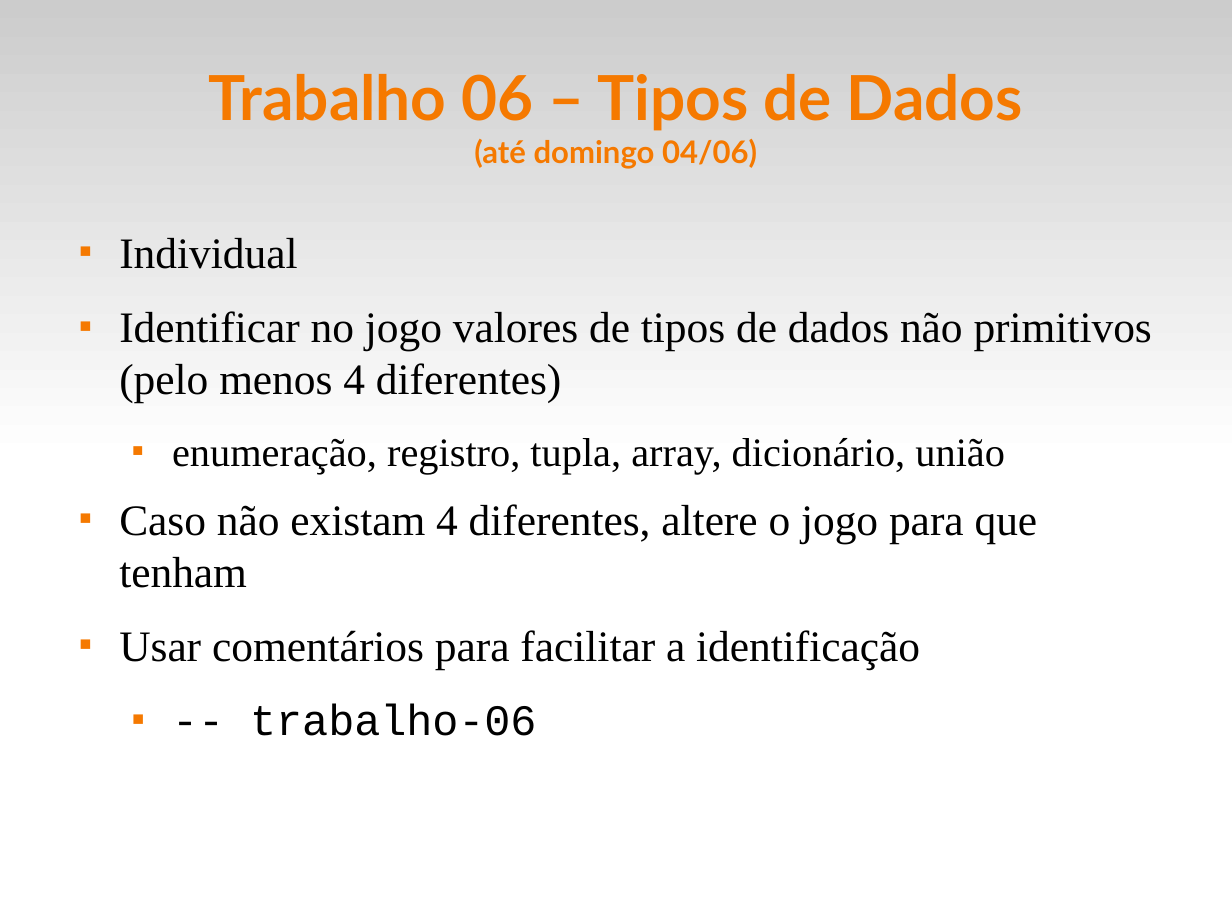
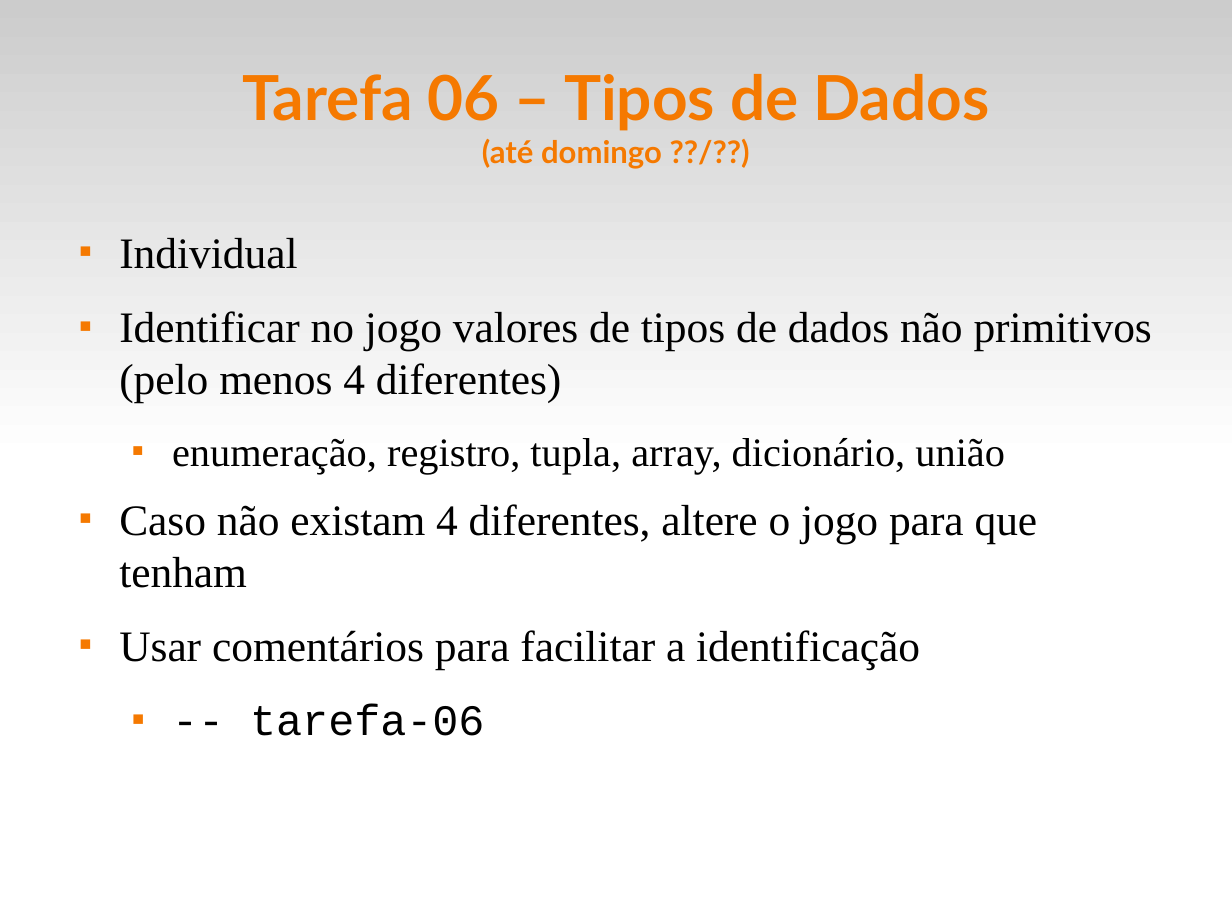
Before and after one commit to fsantanna-uerj/EDL, a slide deck: slide 14 of slides/edl-00.odp (slide 9 before the commit). Drawn at 1232x924 pixels with LibreOffice and Linux fonts; fonts in the diff are those of the drawing. Boxes give left, top, right and bottom in pixels: in the first picture for what was removed or moved away, otherwise in the second. Text is boxed around its words. In the diff, an @@ line names an element or a change of style, - is before the commit and + after.

```diff
--- a/slides/edl-00.odp
+++ b/slides/edl-00.odp
@@ title at [243, 74, 989, 169]: text changed @@
-Trabalho 06 – Tipos de Dados
-(até domingo 04/06)
+Tarefa 06 – Tipos de Dados
+(até domingo ??/??)
@@ text at [250, 704, 484, 736]: text changed @@
-  ■ -- trabalho-06
+  ■ -- tarefa-06
```
Also in this commit, not shown: 11 other slides changed, 3 slides removed, 9 other files.
